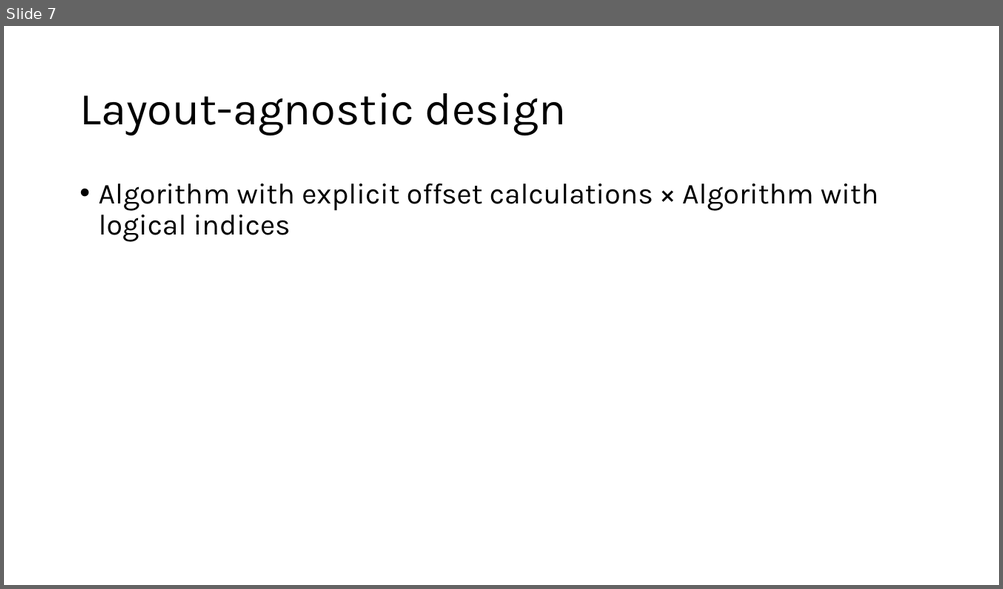
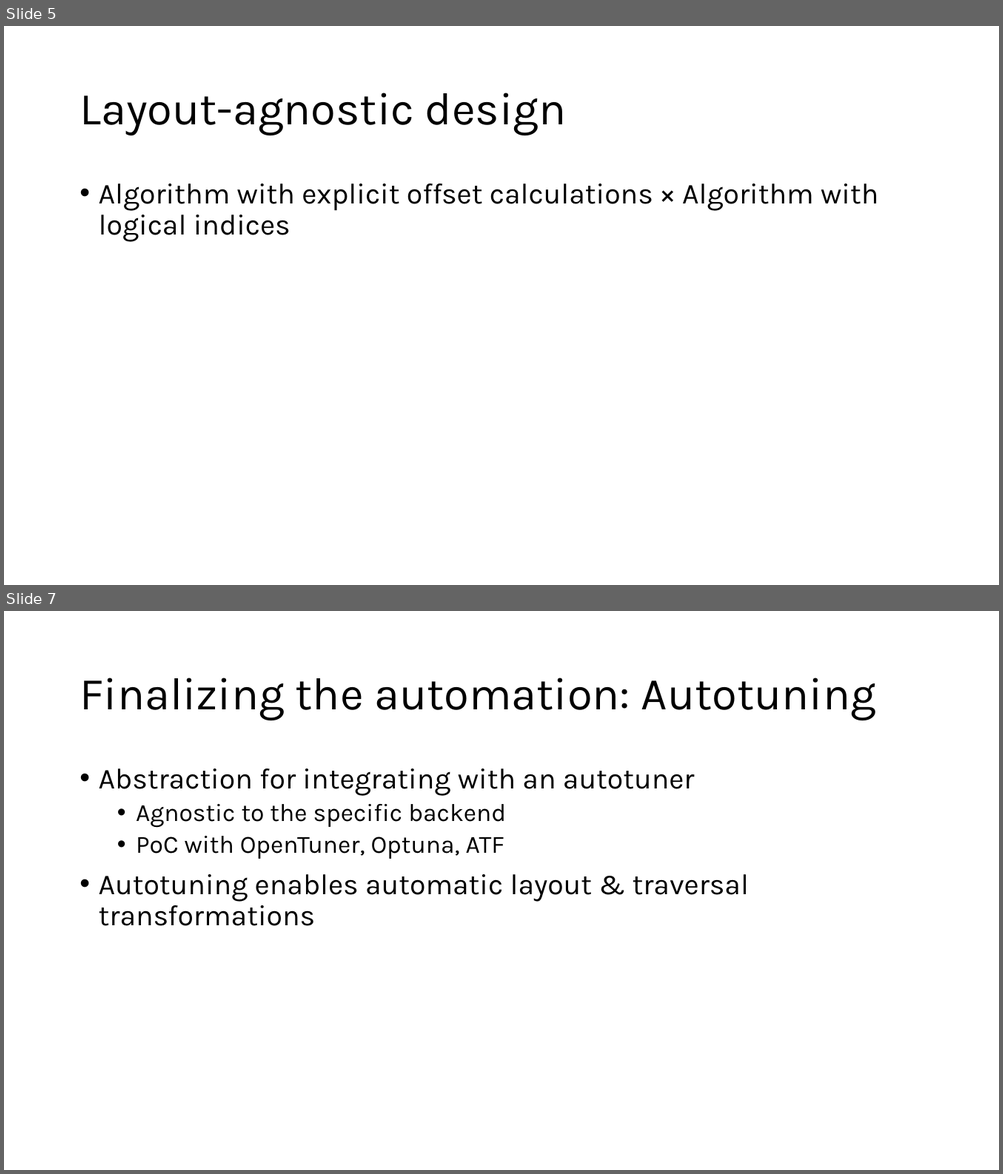
Before and after one commit to jiriklepl/phd-thesis, a slide deck: slides/Optimizing Memory Layouts and Traversal Orders in High-Performance Computing.pptx. Shown one above the other, each under a label of ours: slide 7 before the commit, slides 5 and 7 after it; the slides between them are not shown. The pictures are 1003x589 and 1003x1174 pixels, drawn with LibreOffice and Linux fonts; fonts in the diff are those of the drawing. Boxes give left, top, right and bottom in pixels: in the first picture for what was removed or moved away, otherwise in the second. Text is boxed around its words. In the diff, an @@ line names an element or a change of style, - is before the commit and + after.

```diff
--- a/slides/Optimizing Memory Layouts and Traversal Orders in High-Performance Computing.pptx
+++ b/slides/Optimizing Memory Layouts and Traversal Orders in High-Performance Computing.pptx
@@ slide 7 added at [4,611,999,1170], background #FFFFFF @@
@@ title added at [79,678,876,721], 44 pt, text #000000 @@
+Finalizing the automation: Autotuning
@@ text added at [99,769,748,926], 28 pt, text #000000 @@
+• Abstraction for integrating with an autotuner
+  • Agnostic to the specific backend
+  • PoC with OpenTuner, Optuna, ATF
+• Autotuning enables automatic layout & traversal transformations
@@ what was slide 7 is now slide 5 @@
```
Also in this commit, not shown: 2 slides changed, 1 slide removed.
